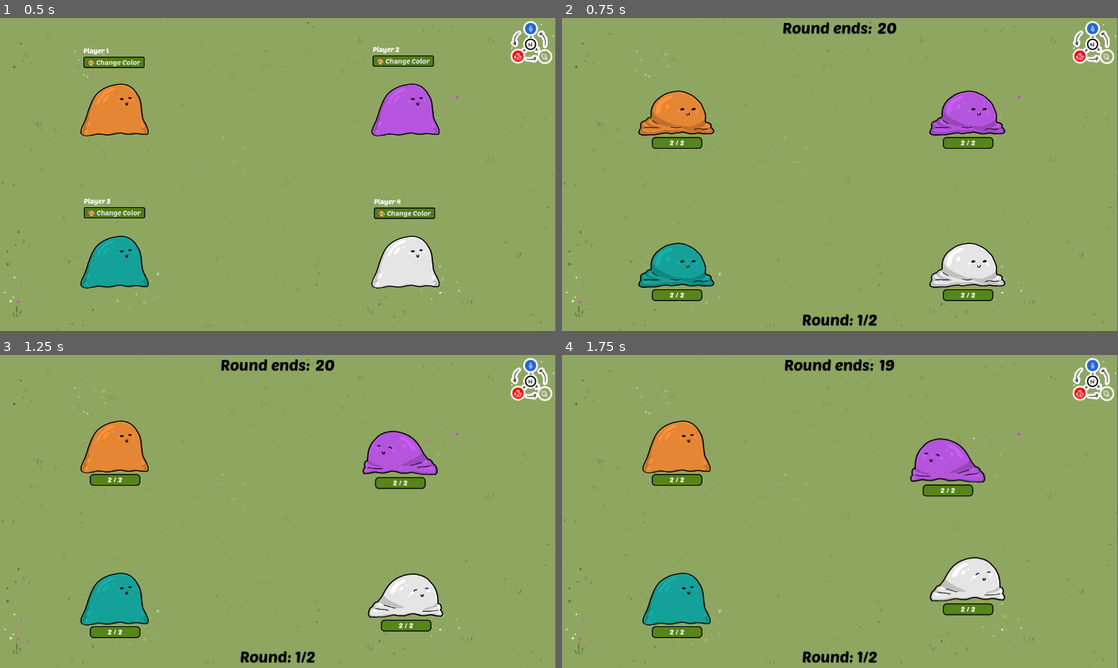
Above: before the commit, frames 1-4 (two rows, left to right).
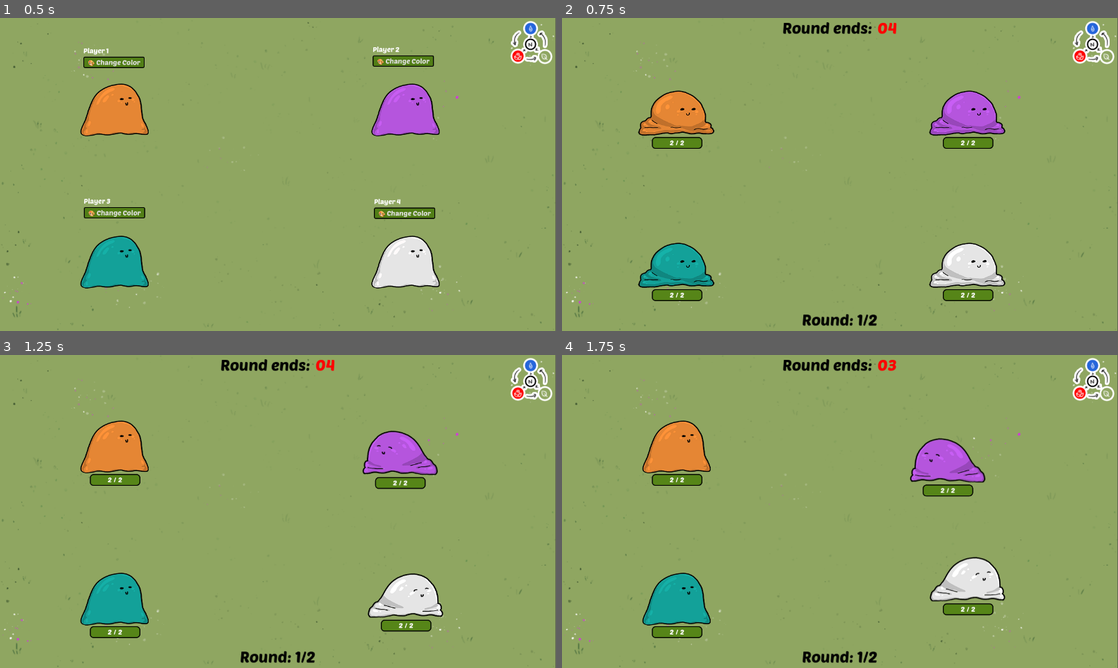
Above: after the commit, the same moments.

Repository: Galitie/mini-tyler-games
Game: Godot game, scene res://tylermon/tylermon.tscn
Same seed, same stepped clock (60 frames per second), same inputs: the game is played once before the commit and once after it. This scene is started directly instead of the project's main scene. Sound files missing from this copy of the repository are replaced by a short silence.
Inputs (mouse positions are in pixels of both pictures, inside the frame that each line leads up to):
- Up to frame 1 (0.5 s): no input
- Up to frame 2 (0.75 s): tap Enter (start) at 0.5 s; move the mouse to (962, 158) at 0.52 s; hold Right (move_piece_right) from 0.53 s (still down); hold Enter (start) from 0.53 s (still down)
- Up to frame 3 (1.25 s): keep holding Right (move_piece_right); keep holding Enter (start); tap Space (jump) at 0.77 s
- Up to frame 4 (1.75 s): move the mouse to (728, 527) at 1.27 s; release Right (move_piece_right) at 1.28 s; release Enter (start) at 1.28 s; hold Escape (go_back) from 1.28 s (still down); tap Enter (start) at 1.35 s; tap Space (jump) at 1.52 s

Frame 1 is identical in both runs. In frame 2, 0.1% of the frame differs, in the area x 56-61%, y 1-6%; in frame 3, 0.1%; in frame 4, 0.5%, in the area x 39-61%, y 1-6%.
Error in both runs: Cannot call method 'get_node' on a null value. (res://tylermon/tylermon.gd:42)

Commit message:
Added controller ports to players

Diff:
--- a/project.godot
+++ b/project.godot
@@ -27,7 +27,7 @@
 "events": [Object(InputEventKey,"resource_local_to_scene":false,"resource_name":"","device":0,"window_id":0,"alt_presse …(181 unchanged characters)…
 , Object(InputEventKey,"resource_local_to_scene":false,"resource_name":"","device":0,"window_id":0,"alt_pressed":false,"shift_pressed":false,"ctrl_pressed":false,"meta_pressed":false,"pressed":false,"keycode":4194310,"physical_keycode":0,"key_label":0,"unicode":0,"echo":false,"script":null)
 , Object(InputEventKey,"resource_local_to_scene":false,"resource_name":"","device":0,"window_id":0,"alt_pressed":false,"shift_pressed":false,"ctrl_pressed":false,"meta_pressed":false,"pressed":false,"keycode":32,"physical_keycode":0,"key_label":0,"unicode":32,"echo":false,"script":null)
-, Object(InputEventJoypadButton,"resource_local_to_scene":false,"resource_name":"","device":-1,"button_index":0,"pressure":0.0,"pressed":false,"script":null)
+, Object(InputEventJoypadButton,"resource_local_to_scene":false,"resource_name":"","device":0,"button_index":0,"pressure":0.0,"pressed":false,"script":null)
 ]
 }
 ui_select={
@@ -37,17 +37,27 @@
 , Object(InputEventMouseButton,"resource_local_to_scene":false,"resource_name":"","device":-1,"window_id":0,"alt_presse …(247 unchanged characters)…
 ]
 }
+ui_left={
+"deadzone": 0.5,
+"events": [Object(InputEventKey,"resource_local_to_scene":false,"resource_name":"","device":0,"window_id":0,"alt_pressed":false,"shift_pressed":false,"ctrl_pressed":false,"meta_pressed":false,"pressed":false,"keycode":4194319,"physical_keycode":0,"key_label":0,"unicode":0,"echo":false,"script":null)
+, Object(InputEventJoypadMotion,"resource_local_to_scene":false,"resource_name":"","device":0,"axis":0,"axis_value":-1.0,"script":null)
+]
+}
+ui_right={
+"deadzone": 0.5,
+"events": [Object(InputEventKey,"resource_local_to_scene":false,"resource_name":"","device":0,"window_id":0,"alt_pressed":false,"shift_pressed":false,"ctrl_pressed":false,"meta_pressed":false,"pressed":false,"keycode":4194321,"physical_keycode":0,"key_label":0,"unicode":0,"echo":false,"script":null)
+, Object(InputEventJoypadMotion,"resource_local_to_scene":false,"resource_name":"","device":0,"axis":0,"axis_value":1.0,"script":null)
+]
+}
 ui_up={
 "deadzone": 0.5,
 "events": [Object(InputEventKey,"resource_local_to_scene":false,"resource_name":"","device":0,"window_id":0,"alt_presse …(181 unchanged characters)…
-, Object(InputEventJoypadButton,"resource_local_to_scene":false,"resource_name":"","device":-1,"button_index":11,"pressure":0.0,"pressed":false,"script":null)
 , Object(InputEventJoypadMotion,"resource_local_to_scene":false,"resource_name":"","device":0,"axis":1,"axis_value":-1.0,"script":null)
 ]
 }
 ui_down={
 "deadzone": 0.5,
 "events": [Object(InputEventKey,"resource_local_to_scene":false,"resource_name":"","device":0,"window_id":0,"alt_presse …(181 unchanged characters)…
-, Object(InputEventJoypadButton,"resource_local_to_scene":false,"resource_name":"","device":-1,"button_index":12,"pressure":0.0,"pressed":false,"script":null)
 , Object(InputEventJoypadMotion,"resource_local_to_scene":false,"resource_name":"","device":0,"axis":1,"axis_value":1.0,"script":null)
 ]
 }
--- a/tylermon/player.gd
+++ b/tylermon/player.gd
@@ -2,50 +2,32 @@
 extends Node
 var mon : CharacterBody2D
 var wins : int = 0
-var player_index : int
 var fight_mode : bool
 var current_place : int
+@export var controller_port: int
 
 const STATE = preload("res://tylermon/mon.gd")
 
 
 func _ready():
 	set_mon()
-	set_device()
 
 
 func _process(_delta):
-	if !fight_mode:
-		if Input.is_joy_button_pressed(player_index,JOY_BUTTON_A):
-			if Input.is_action_just_pressed("tylermon_accept"):
-				print("player ", player_index, " pressed X")
-		if Input.is_joy_button_pressed(player_index,JOY_BUTTON_DPAD_UP):
-			print("player ", player_index, " pressed Dpad up")
-		if Input.is_joy_button_pressed(player_index,JOY_BUTTON_DPAD_RIGHT):
-			print("player ", player_index, " pressed Dpad right")
-		if Input.is_joy_button_pressed(player_index,JOY_BUTTON_DPAD_DOWN):
-			print("player ", player_index, " pressed Dpad down")
-		if Input.is_joy_button_pressed(player_index,JOY_BUTTON_DPAD_LEFT):
-			print("player ", player_index, " pressed Dpad left")
+	pass
+	#if !fight_mode:
+		#if Input.is_joy_button_pressed(controller_port,JOY_BUTTON_A):
+			#if Input.is_action_just_pressed("tylermon_accept"):
+				#print("player ", controller_port, " pressed X")
+		#if Input.is_joy_button_pressed(controller_port,JOY_BUTTON_DPAD_UP):
+			#print("player ", controller_port, " pressed Dpad up")
+		#if Input.is_joy_button_pressed(controller_port,JOY_BUTTON_DPAD_RIGHT):
+			#print("player ", controller_port, " pressed Dpad right")
+		#if Input.is_joy_button_pressed(controller_port,JOY_BUTTON_DPAD_DOWN):
+			#print("player ", controller_port, " pressed Dpad down")
+		#if Input.is_joy_button_pressed(controller_port,JOY_BUTTON_DPAD_LEFT):
+			#print("player ", controller_port, " pressed Dpad left")
 
 
 func set_mon():
 	mon = get_child(0)
-
-
-func set_device():
-	if name == "player0":
-		player_index = 0
-	if name == "player1":
-		player_index = 1
-	if name == "player2":
-		player_index = 2
-	if name == "player3":
-		player_index = 3
-
-
-func switch_modes(fight_time):
-	if fight_time:
-		fight_mode = true
-	else:
-		fight_mode = false
--- a/tylermon/tylermon.tscn
+++ b/tylermon/tylermon.tscn
@@ -15,7 +15,7 @@
 [node name="tylermon" type="Node2D"]
 scale = Vector2(0.998899, 1.00798)
 script = ExtResource("1_66guv")
-fight_length = 21
+fight_length = 5
 upgrade_length = 120
 max_rounds = 2
 
@@ -142,6 +142,7 @@
 
 [node name="player1" type="Node" parent="upgrade_ui/margin/GridContainer/upgrade_menu2" groups=["player"]]
 script = ExtResource("5_uxsio")
+controller_port = 1
 
 [node name="mon2" parent="upgrade_ui/margin/GridContainer/upgrade_menu2/player1" instance=ExtResource("2_yelk2")]
 position = Vector2(934, 212)
@@ -165,6 +166,7 @@
 
 [node name="player2" type="Node" parent="upgrade_ui/margin/GridContainer/upgrade_menu3" groups=["player"]]
 script = ExtResource("5_uxsio")
+controller_port = 2
 
 [node name="mon3" parent="upgrade_ui/margin/GridContainer/upgrade_menu3/player2" instance=ExtResource("2_yelk2")]
 position = Vector2(264, 562)
@@ -188,6 +190,7 @@
 
 [node name="player3" type="Node" parent="upgrade_ui/margin/GridContainer/upgrade_menu4" groups=["player"]]
 script = ExtResource("5_uxsio")
+controller_port = 3
 
 [node name="mon4" parent="upgrade_ui/margin/GridContainer/upgrade_menu4/player3" instance=ExtResource("2_yelk2")]
 position = Vector2(934, 562)
--- a/tylermon/upgrade_menu.gd
+++ b/tylermon/upgrade_menu.gd
@@ -49,6 +49,7 @@
 		mon.health_label.text = str(mon.max_health)
 		mon.max_health_label.text = str(mon.max_health)
 		vp.text = str(player.wins)
+
 
 
 func get_mon():
--- a/tylermon/upgrade_menu.tscn
+++ b/tylermon/upgrade_menu.tscn
@@ -90,7 +90,7 @@
 [node name="type" type="Button" parent="margin/hbox/buttons/hbox5"]
 layout_mode = 2
 size_flags_horizontal = 3
-focus_neighbor_top = NodePath(".")
+focus_neighbor_top = NodePath("../../hbox3/int")
 focus_neighbor_bottom = NodePath("../../hbox7/gamble")
 theme = ExtResource("2_obobf")
 text = " ♻️ Change Element"
